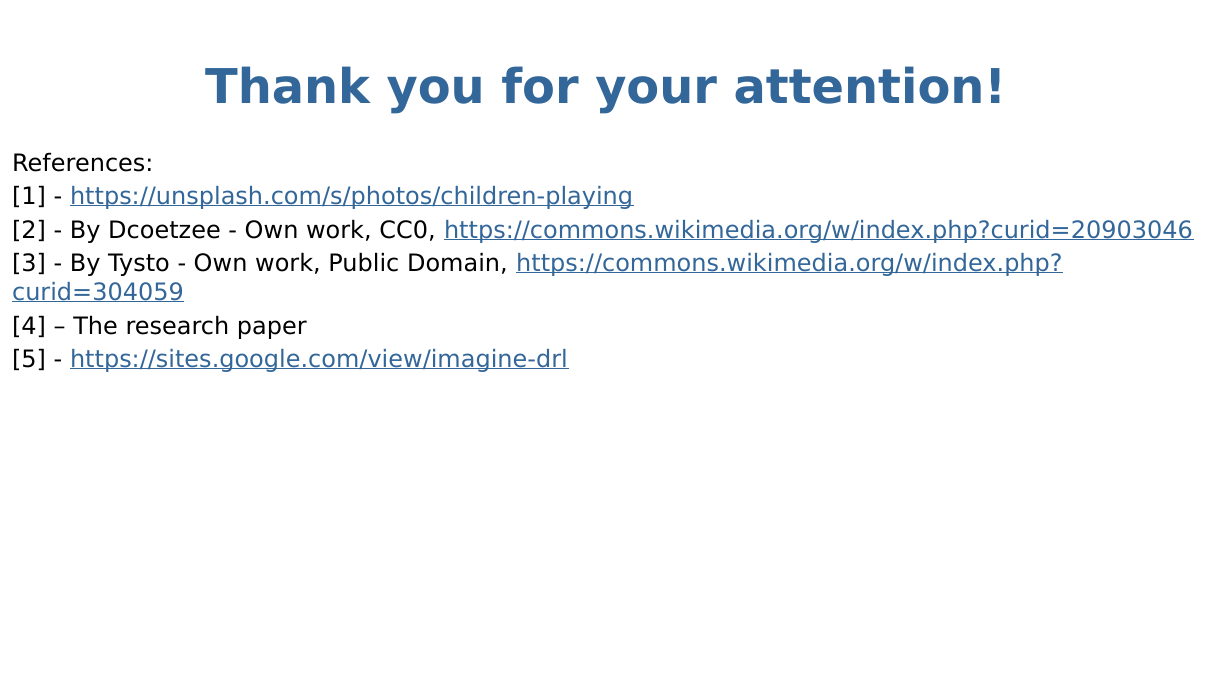
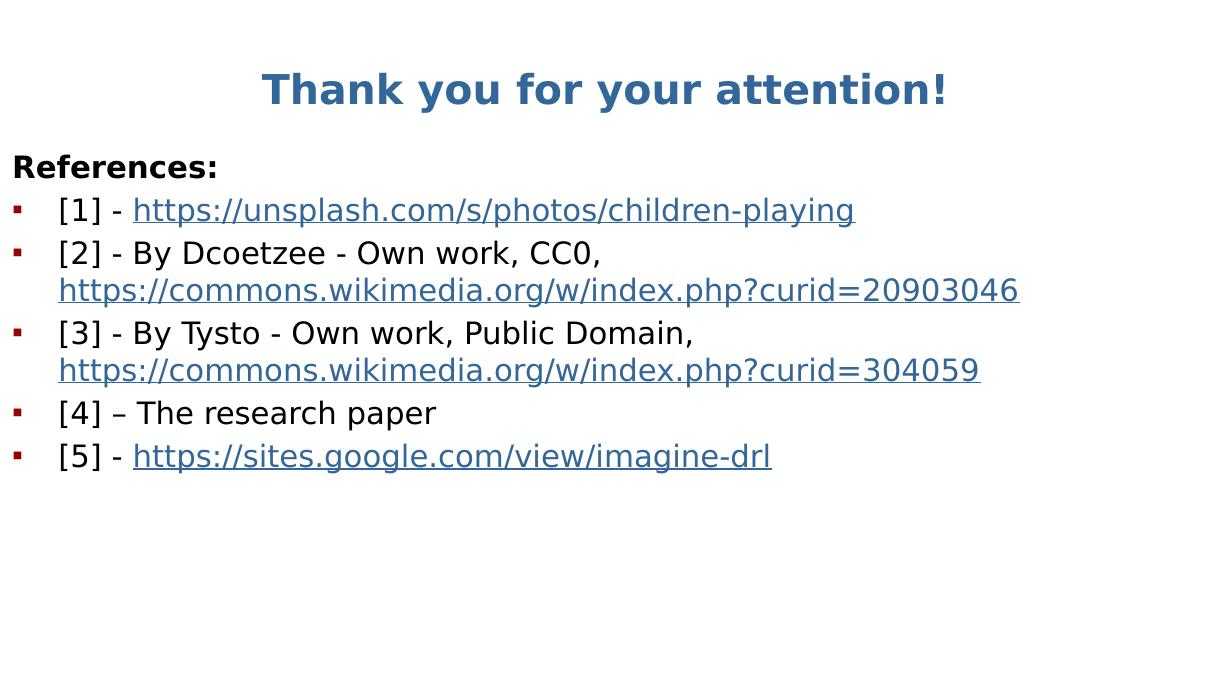
Before and after one commit to abduskhazi/deep-reinforcement-learning-seminar, a slide deck: slide 18 of presentation.pptx. Drawn at 1232x693 pixels with LibreOffice and Linux fonts; fonts in the diff are those of the drawing. Boxes give left, top, right and bottom in pixels: in the first picture for what was removed or moved away, otherwise in the second. Text is boxed around its words. In the diff, an @@ line names an element or a change of style, - is before the commit and + after.

```diff
--- a/presentation.pptx
+++ b/presentation.pptx
@@ title "Thank you for your attention!": place and size @@
-title "Thank you for your attention!" at <box>205,66,1007,114</box>
+title "Thank you for your attention!" at <box>262,72,949,113</box>
@@ title "Thank you for your attention!" at <box>262,72,949,113</box>: size 28 to 24 pt @@
@@ text "References:" at <box>12,154,1019,474</box>: size 14 to 18 pt; bold on in "References:"; bullet none to ▪ @@
```
Also in this commit, not shown: 2 other slides changed.
